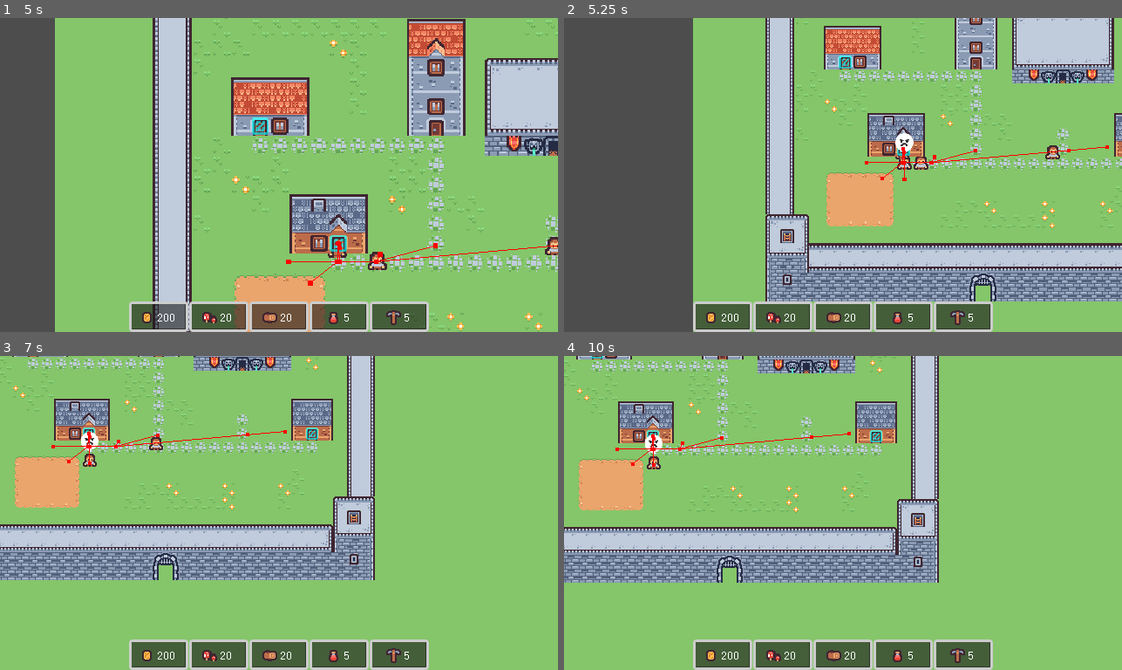
Above: before the commit, frames 1-4 (two rows, left to right).
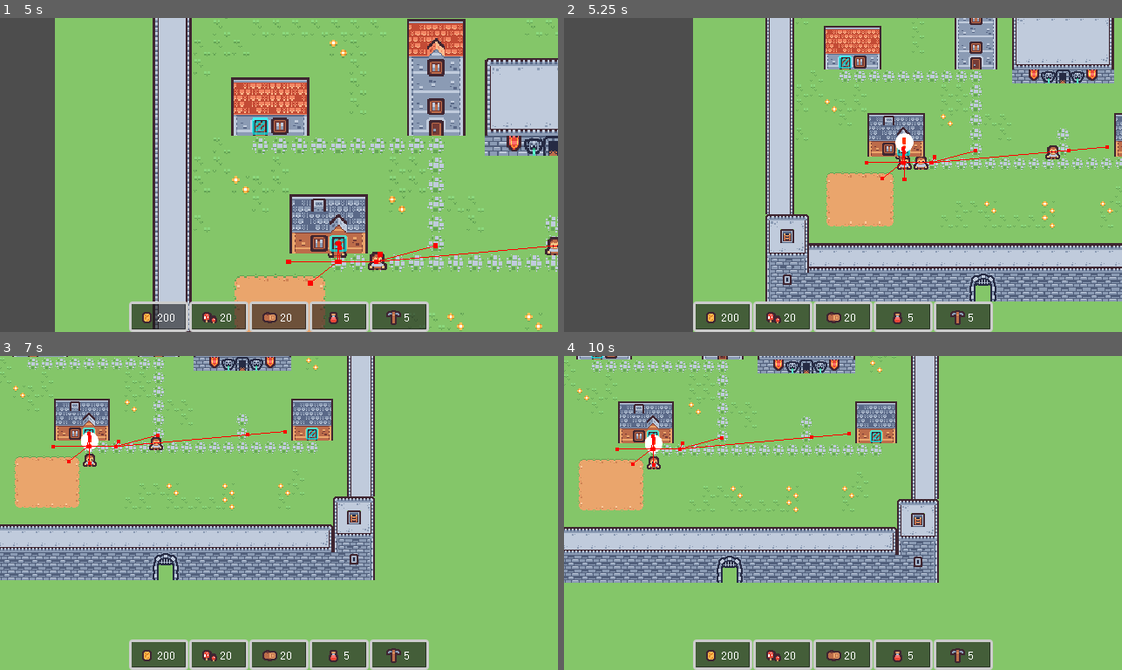
Above: after the commit, the same moments.

Repository: morie197/Cost-Village-SoloDevJam11
Game: Godot game, scene res://test_level2.tscn
Two runs of this game, one before a commit and one after it. Both use one fixed random seed, a clock stepped at 60 frames per second and the inputs below.
Inputs (mouse positions are in pixels of both pictures, inside the frame that each line leads up to):
- Up to frame 1 (5 s): tap Enter at 0.5, 3.5 s; move the mouse to (212, 237) at 0.52 s; hold D (right) 0.53-1.28 s; hold Mouse wheel down (zoom_in) 0.53-1.28 s; click (212, 237) at 0.67 s; move the mouse to (128, 237) at 1.27 s; hold S (down) 1.28-2.03 s; tap Mouse wheel up (zoom_out) at 1.35, 2.85, 4.35 s; click (128, 237) at 1.42 s; move the mouse to (334, 105) at 2.02 s; hold D (right) 2.03-2.78 s; hold Mouse wheel down (zoom_in) 2.03-2.78 s; click (334, 105) at 2.17 s; tap Space at 2.75 s; move the mouse to (251, 237) at 2.77 s; hold W (up) 2.78-3.53 s; click (251, 237) at 2.92 s; move the mouse to (446, 222) at 3.52 s; hold Mouse wheel down (zoom_in) 3.53-4.28 s; hold A (left) from 3.53 s (still down); click (446, 222) at 3.67 s; move the mouse to (128, 228) at 4.27 s; click (128, 228) at 4.42 s
- Up to frame 2 (5.25 s): move the mouse to (898, 247) at 5.02 s; release A (left) at 5.03 s; hold S (down) from 5.03 s (still down); hold Mouse wheel down (zoom_in) from 5.03 s (still down); click (898, 247) at 5.17 s
- Up to frame 3 (7 s): move the mouse to (195, 434) at 5.77 s; release S (down) at 5.78 s; release Mouse wheel down (zoom_in) at 5.78 s; hold D (right) 5.78-6.53 s; tap Mouse wheel up (zoom_out) at 5.85 s; click (195, 434) at 5.92 s; tap Space at 6.5 s; move the mouse to (401, 497) at 6.52 s; hold W (up) from 6.53 s (still down); hold Mouse wheel down (zoom_in) from 6.53 s (still down); click (401, 497) at 6.67 s
- Up to frame 4 (10 s): move the mouse to (653, 569) at 7.27 s; release W (up) at 7.28 s; release Mouse wheel down (zoom_in) at 7.28 s; hold D (right) 7.28-8.03 s; tap Mouse wheel up (zoom_out) at 7.35, 8.85 s; click (653, 569) at 7.42 s; move the mouse to (898, 443) at 8.02 s; hold S (down) 8.03-8.78 s; hold Mouse wheel down (zoom_in) 8.03-8.78 s; click (898, 443) at 8.17 s; move the mouse to (815, 575) at 8.77 s; hold A (left) 8.78-9.53 s; click (815, 575) at 8.92 s; tap Enter at 9.5 s; move the mouse to (1010, 560) at 9.52 s; hold W (up) from 9.53 s (still down); hold Mouse wheel down (zoom_in) from 9.53 s (still down); click (1010, 560) at 9.67 s

Frame 1 is identical in both runs. In frame 2, less than 0.1% of the frame differs, in the area x 60-62%, y 38-42%; in frame 3, less than 0.1%; in frame 4, less than 0.1%.

Commit message:
[Add] No-target events, death
Added a "death" state which simply removes the person from the village. Also made it so there can be no target for events.

Diff:
--- a/event_popup.gd
+++ b/event_popup.gd
@@ -85,9 +85,9 @@
 
 	for key in attributes:
 		var final_key: String = key
+		final_key = final_key.format(self_format_data)
 		for profession in target_format_data:
 			var description_target_data: Dictionary = {profession: target_format_data[profession]}
-			final_key = final_key.format(self_format_data)
 			final_key = final_key.format(description_target_data)
 
 		new_attributes_keys[final_key] = attributes[key]
--- a/npc.gd
+++ b/npc.gd
@@ -163,6 +163,8 @@
 	var professions = EventManager.events[danger_level][cause][event_name]["targets"]
 
 	for profession in professions:
+		if profession == "none":
+			continue
 		var profession_name: String = GameManager.npc_manager.choose_npc_with_profession(profession)
 		if profession_name == "":
 			print("Not enough professions")
@@ -185,9 +187,9 @@
 		if event.button_index == MOUSE_BUTTON_LEFT:
 			#print(current_event)
 			if current_event != []:
-				if current_event_targets == []:
-					print("empty targets")
-					return
+				#if current_event_targets == []:
+				#	print("empty targets")
+				#	return
 				GameManager.ui_manager.popup_event(unique_name, current_event_targets, current_event)
 				deal_with_event()
 				return
--- a/npc_manager.gd
+++ b/npc_manager.gd
@@ -100,8 +100,12 @@
 	if profession == "anyone":
 		return npcs_with_no_event[randi_range(0, npcs_with_no_event.size() - 1)]
 
+	if profession == "noone" or "none" or null:
+		return "none"
+
 	if not npcs.has(profession):
 		print("No profession called: " + profession)
+		return ""
 
 	for npc in npcs[profession]:
 		if npcs_with_no_event.has(npc.unique_name):
@@ -116,3 +120,15 @@
 
 	var target = unique_npcs[target_unique_name]
 	target.change_happiness(change)
+
+func unalive_npc(target_unique_name):
+	if not unique_npcs.has(target_unique_name):
+		print("No npc with the name: " + target_unique_name)
+		return
+
+	var target = unique_npcs[target_unique_name]
+	unique_npcs.erase(target_unique_name)
+	npcs[target.npc_name].erase(target)
+	npcs_with_no_event.erase(target_unique_name)
+	target.queue_free()
+	print(target_unique_name + " died")
--- a/option.gd
+++ b/option.gd
@@ -108,13 +108,14 @@
 
 	for key in original_attributes:
 		var final_key: String = key
+		final_key = final_key.format(original_self_format_data)
 		for profession in original_target_format_data:
-			final_key = final_key.format(original_self_format_data)
 			final_key = final_key.format(original_target_format_data)
 
 		original_attribute_keys[final_key] = original_attributes[key]
 
 	for key: String in original_attribute_keys:
+		print("Key: " + key)
 		if option_result.text != "":
 			option_result.text += " / "
 
@@ -126,7 +127,7 @@
 		else:
 			amount_text = "[color=red]" + amount_text + "[/color]"
 		if key.contains("happiness"):
-			#print(key)
+			#
 			var happiness_target = key.split(",")[0]
 			#print(happiness_target)
 			if not GameManager.npc_manager.unique_npcs.has(happiness_target):
@@ -135,6 +136,13 @@
 				continue
 			var current_target_happiness: String = str(GameManager.npc_manager.unique_npcs[happiness_target].happiness)
 			option_result.text += happiness_target.capitalize() + ": [hint=Happiness][img=16x16]res://resources/happiness.tres[/img][/hint] " + current_target_happiness + amount_text
+		elif key.contains("dead"):
+			var dead_target = key.split(",")[0]
+			if not GameManager.npc_manager.unique_npcs.has(dead_target):
+				#print(GameManager.npc_manager.unique_npcs)
+				print("INVALID DEAD TARGET  : " + dead_target)
+				continue
+			option_result.text += dead_target.capitalize() + ": [hint=Death][img=16x16]res://resources/dead.tres[/img][/hint] "
 		elif key == "tool":
 			if -amount > GameManager.tools:
 				invalid_option()
--- a/resources/Jammmy - Sheet1.csv
+++ b/resources/Jammmy - Sheet1.csv
@@ -3,5 +3,14 @@
 distaste,safe,Convince {random} to cut it out.,TRUE,"{self},happiness +1; gold -20",anyone; anyone
 distaste,safe,Promise {random} a shiny new tool if they stop.,TRUE,"{random},happiness +2; tool -1",anyone; anyone
 rude_blacksmith,safe,"{self} accidently dropped an iron hammer on {random}'s toe, prompting a fight.",FALSE,"{random},happiness -2",blacksmith; anyone
-rude_blacksmith,safe,Tell {self} to make iron slippers for all customers entering the shop.,TRUE,"{random},happiness +1; tool -2",blacksmith; anyone
+rude_blacksmith,safe,Tell {self} to make iron slippers for all customers entering the shop.,TRUE,"{random},happiness +1; tool -1",blacksmith; anyone
 rude_blacksmith,safe,Enforce safety procedures stating all tools must be at ground level or 5 meters away from any customers.,TRUE,"{random},happiness +2; {self},happiness -2",blacksmith; anyone
+lumberjack_paradox,problem,"The {blacksmith} requested that {self} bring wood for the furnace so he could make a new axe, but {self} doesn't have an axe!",FALSE,"{self},happiness -2",lumberjack; blacksmith
+lumberjack_paradox,problem,Give {self} a spare axe.,TRUE,"{self},happiness +2; tool -1",lumberjack; blacksmith
+lumberjack_paradox,problem,Give {blacksmith} some spare wood.,TRUE,"{blacksmith},happiness +1; wood -5",lumberjack; blacksmith
+wooden_furniture,safe,"{self} wants to make a wooden desk for studying, but doesn't have any wood!",FALSE,"{self},happiness -1",anyone; none
+wooden_furniture,safe,Give {self} some wood to make a wooden desk.,TRUE,"{self},happiness +2; wood -10",anyone; none
+wooden_furniture,safe,Give {self} some gold to buy wood.,TRUE,"{self},happiness +1; gold -30",anyone; none
+bleeding,critical,"{self} accidently cut themselves badly, and are bleeding profusely!",FALSE,"{self},dead +1",anyone; none
+bleeding,critical,Give {self} some potions to fully heal up.,TRUE,"{self},happiness +2; potions -2",anyone; none
+bleeding,critical,Get one of the best doctors around to treat {self}.,TRUE,"{self},happiness +1; gold -200",anyone; none
--- /dev/null
+++ b/resources/dead.tres
@@ -0,0 +1,7 @@
+[gd_resource type="AtlasTexture" format=3 uid="uid://o2qwjmmumbw6"]
+
+[ext_resource type="Texture2D" uid="uid://c78dthm76v4xg" path="res://assets/kenny_tiny_dungeon/tilemap_packed.png" id="1_4ptv7"]
+
+[resource]
+atlas = ExtResource("1_4ptv7")
+region = Rect2(16, 160, 16, 16)
--- a/scripts/event_manager.gd
+++ b/scripts/event_manager.gd
@@ -10,9 +10,9 @@
 }
 
 var event_chances: Dictionary = {
-	"safe": 90,
-	"problem": 10,
-	"critical": 0
+	"safe": 10,
+	"problem": 30,
+	"critical": 60
 }
 
 var experienced_events: Dictionary = {
@@ -121,6 +121,7 @@
 			trigger_npc = "anyone"
 		else:
 			print("No trigger for any npcs")
+		return {}
 
 	var chosen_event
 
@@ -227,6 +228,13 @@
 		if key.contains("happiness"):
 			var happiness_target = key.split(",")[0]
 			GameManager.npc_manager.change_happiness(happiness_target, amount)
+		elif key.contains("dead"):
+			var dead_target = key.split(",")[0]
+			if not GameManager.npc_manager.unique_npcs.has(dead_target):
+				#print(GameManager.npc_manager.unique_npcs)
+				print("INVALID DEAD TARGET: " + dead_target)
+				continue
+			GameManager.npc_manager.unalive_npc(dead_target)
 		else:
 			GameManager.change_item_value(key, amount)
 
